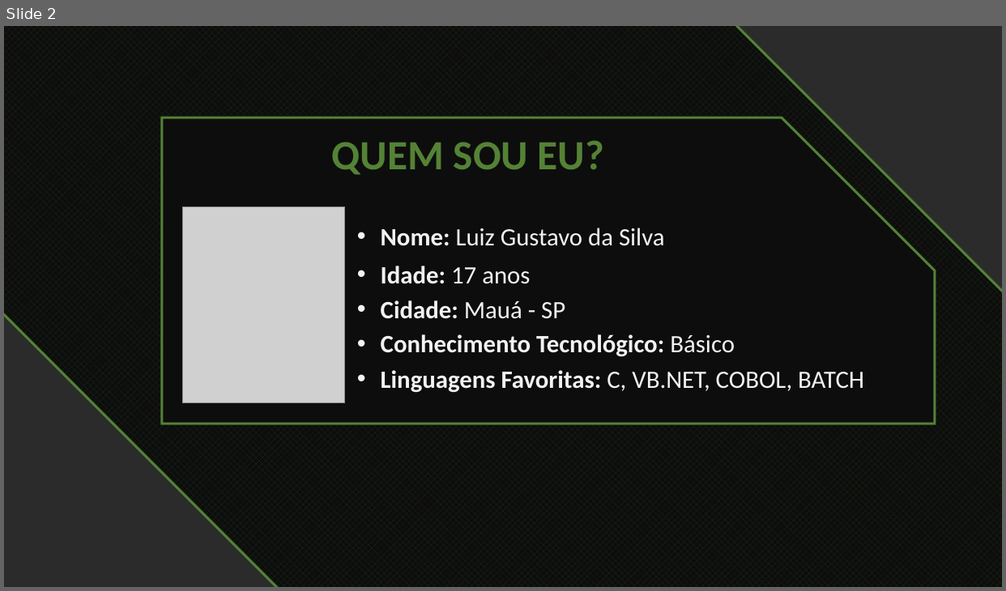
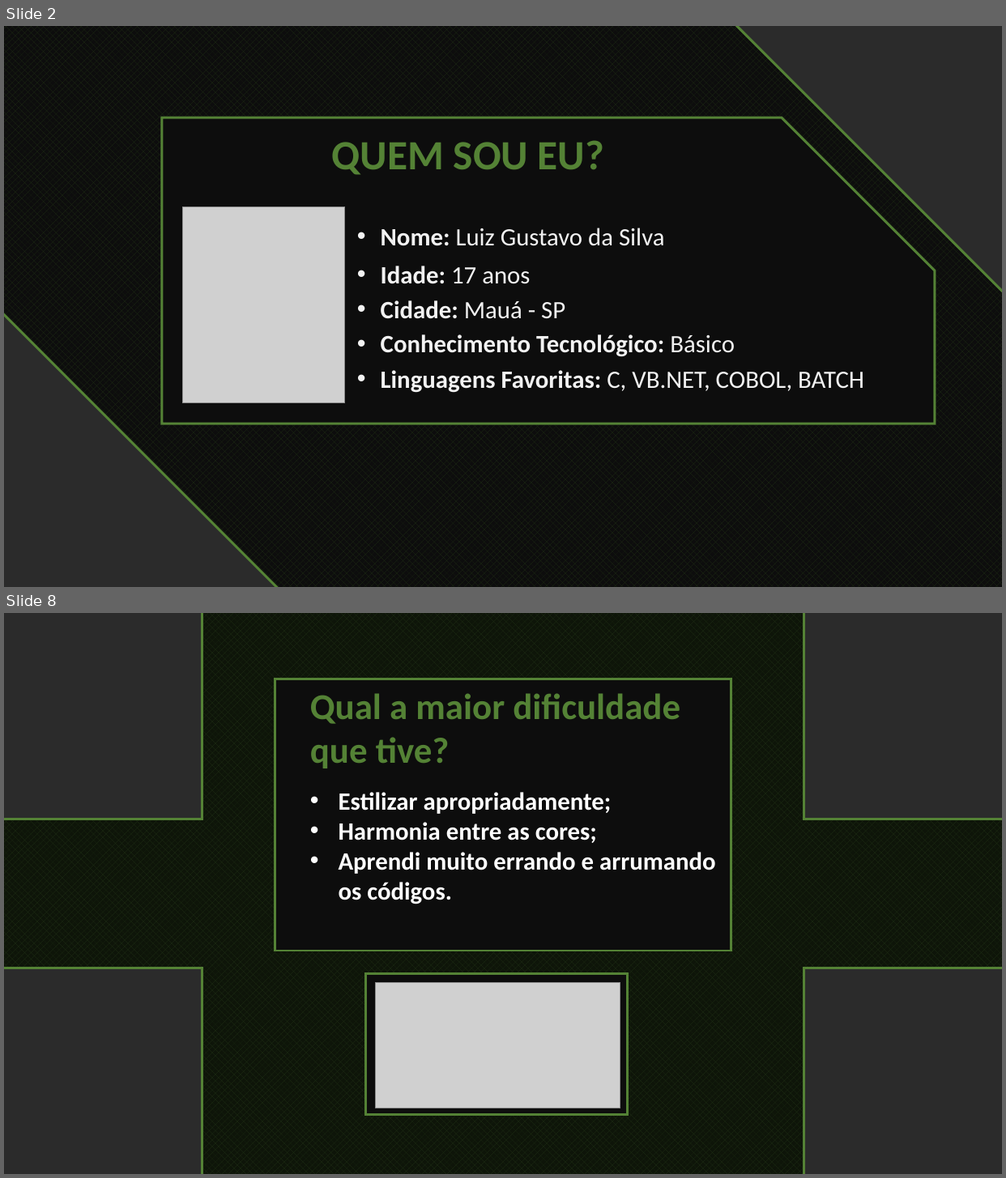
Before and after one commit to Luiz-Gustavo-Silva/Projeto-individual, a slide deck: projeto-site/public/documentação/Apresentação1.pptx. Shown one above the other, each under a label of ours: slide 2 before the commit, slides 2 and 8 after it; the slides between them are not shown. The pictures are 1006x591 and 1006x1178 pixels, drawn with LibreOffice and Linux fonts; fonts in the diff are those of the drawing; grey boxes stand for pictures; background and template pictures are left out; a plain dark background stands for a picture behind light text. Boxes give left, top, right and bottom in pixels: in the first picture for what was removed or moved away, otherwise in the second. Text is boxed around its words. In the diff, an @@ line names an element or a change of style, - is before the commit and + after.

```diff
--- a/projeto-site/public/documentação/Apresentação1.pptx
+++ b/projeto-site/public/documentação/Apresentação1.pptx
@@ slide 8 added at [4, 613, 1002, 1174], background picture (left out) @@
@@ plus added at [4, 613, 1002, 1174], fill pattern #213216 on #0E1509, outline #548235 2.25 pt @@
@@ rectangle added at [275, 679, 731, 952], fill #0D0D0D, outline #548235 2.25 pt @@
@@ text added at [310, 693, 680, 769], 35 pt, text #548235, bold @@
+Qual a maior dificuldade que tive?
@@ text added at [339, 792, 715, 905], 24 pt, text #FFFFFF, bold @@
+• Estilizar apropriadamente;
+• Harmonia entre as cores;
+• Aprendi muito errando e arrumando os códigos.
@@ rectangle added at [365, 973, 628, 1115], fill #0D0D0D, outline #548235 2.25 pt @@
@@ picture added at [376, 983, 621, 1109] @@
```
Also in this commit, not shown: 3 slides changed, 5 other slides added, 3 slides removed, 5 other files.
